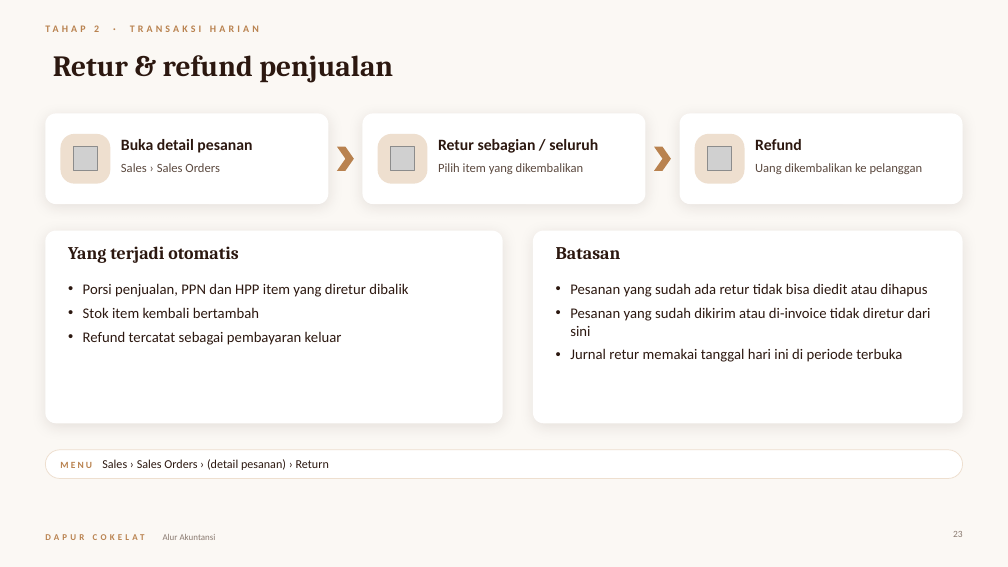
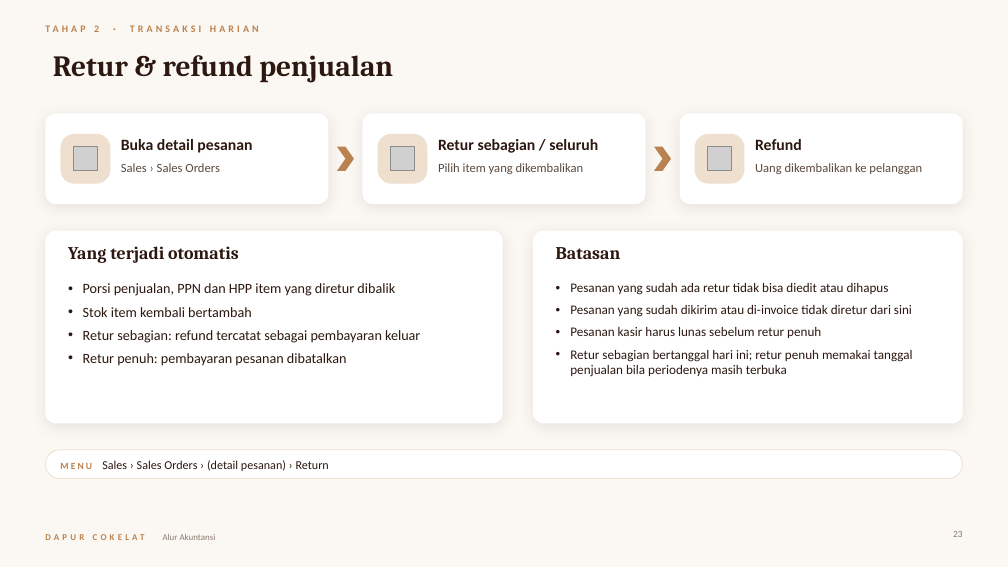
Before and after one commit to poedihippo/restopia-web, a slide deck: slide 23 of docs/Alur-Akuntansi-Dapur-Cokelat.pptx. Drawn at 1008x567 pixels with LibreOffice and Linux fonts; fonts in the diff are those of the drawing; grey boxes stand for pictures. Boxes give left, top, right and bottom in pixels: in the first picture for what was removed or moved away, otherwise in the second. Text is boxed around its words. In the diff, an @@ line names an element or a change of style, - is before the commit and + after.

```diff
--- a/docs/Alur-Akuntansi-Dapur-Cokelat.pptx
+++ b/docs/Alur-Akuntansi-Dapur-Cokelat.pptx
@@ text at bbox=[83, 283, 395, 317]: size 14 to 13.5 pt in "Porsi penjualan, PPN dan HPP item yang ...", "Stok item kembali bertambah" @@
@@ text at bbox=[570, 283, 912, 317]: size 14 to 12.5 pt in "Pesanan yang sudah ada retur tidak bisa ...", "Pesanan yang sudah dikirim atau di-invoice tidak ..." @@
@@ text at bbox=[570, 327, 913, 377]: text changed; size 14 to 12.5 pt @@
-• Jurnal retur memakai tanggal hari ini di periode terbuka
+• Pesanan kasir harus lunas sebelum retur penuh
+• Retur sebagian bertanggal hari ini; retur penuh memakai tanggal penjualan bila periodenya masih terbuka
@@ text at bbox=[83, 330, 420, 366]: text changed; size 14 to 13.5 pt @@
-• Refund tercatat sebagai pembayaran keluar
+• Retur sebagian: refund tercatat sebagai pembayaran keluar
+• Retur penuh: pembayaran pesanan dibatalkan
```
Also in this commit, not shown: 24 other slides changed, 1 other file.
